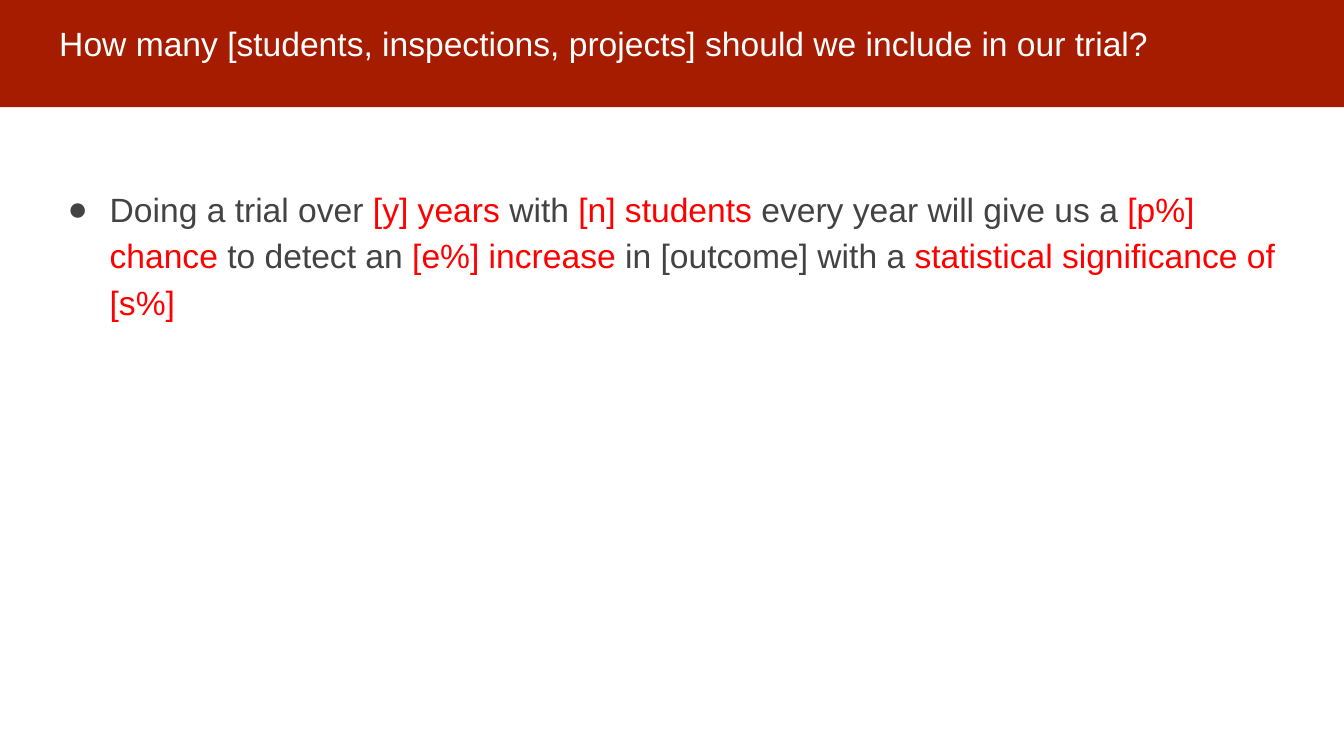
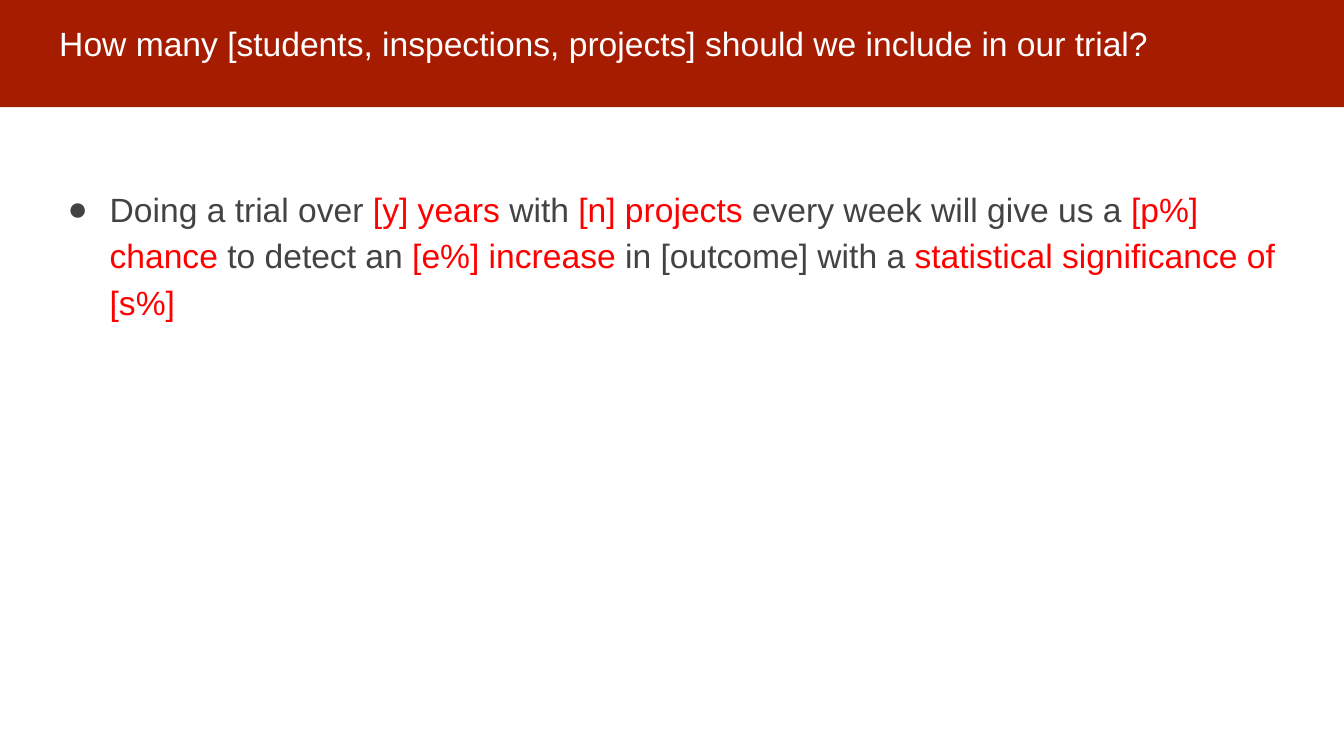
Before and after one commit to dssg/MLinPractice, a slide deck: slide 19 of Lectures/Lecture20-FieldValidation.pptx (slide 20 before the commit). Drawn at 1344x756 pixels with LibreOffice and Linux fonts; fonts in the diff are those of the drawing. Boxes give left, top, right and bottom in pixels: in the first picture for what was removed or moved away, otherwise in the second. Text is boxed around its words. In the diff, an @@ line names an element or a change of style, - is before the commit and + after.

```diff
--- a/Lectures/Lecture20-FieldValidation.pptx
+++ b/Lectures/Lecture20-FieldValidation.pptx
@@ text at (x1=110, y1=197, x2=1275, y2=322): text changed @@
-● Doing a trial over [y] years with [n] students every year will give us a [p%] chance to detect an [e%] increase in [outcome] with a statistical significance of [s%]
+● Doing a trial over [y] years with [n] projects every week will give us a [p%] chance to detect an [e%] increase in [outcome] with a statistical significance of [s%]
```
Also in this commit, not shown: 1 slide removed, 1 other file.
